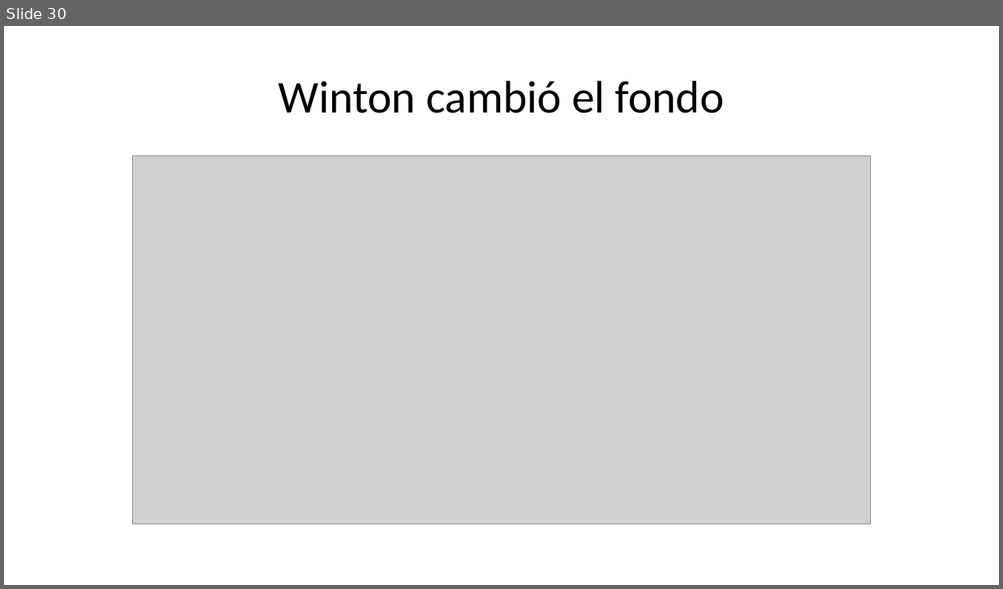
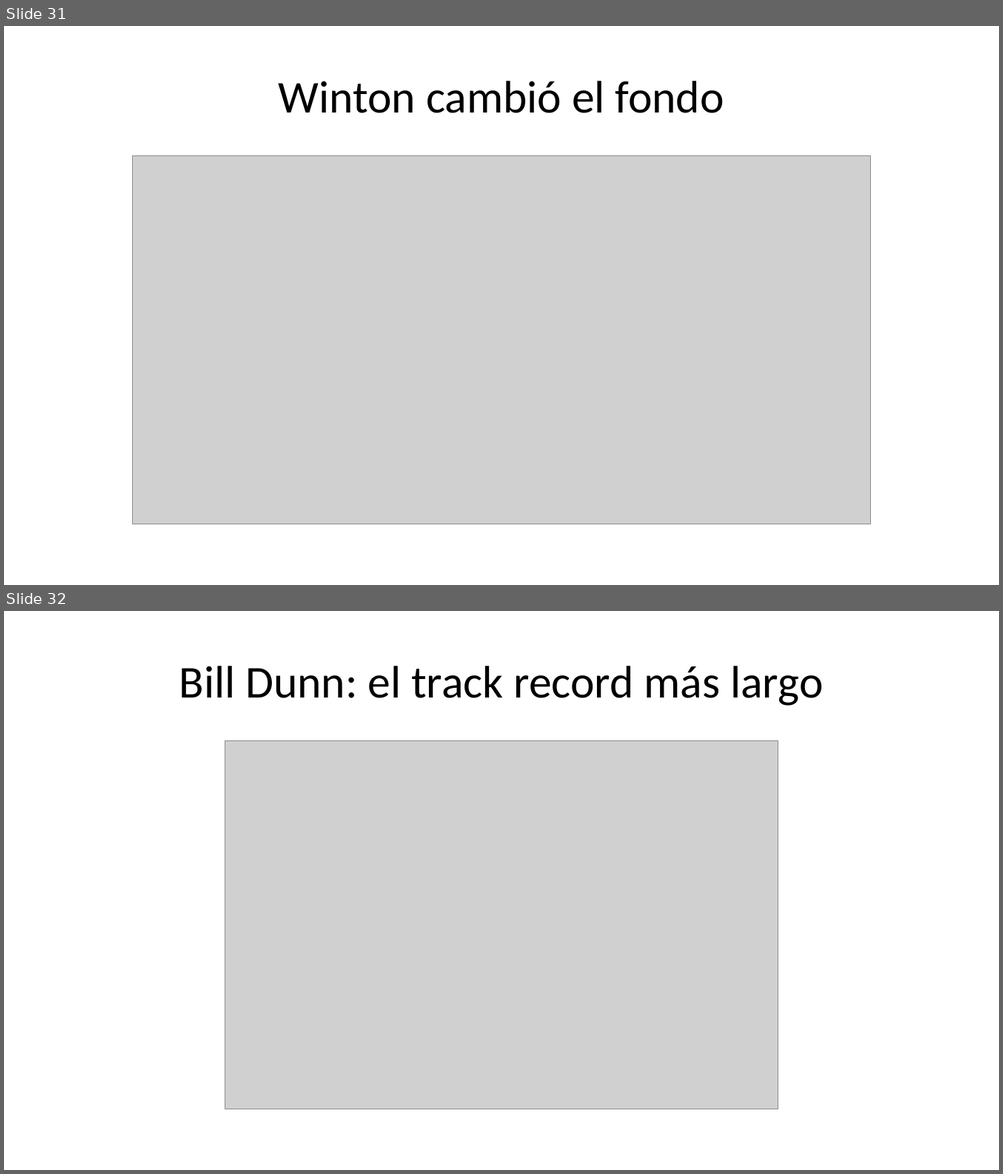
Before and after one commit to cordura21/Trading-bloque, a slide deck: presentations/powerpoint output.pptx. Shown one above the other, each under a label of ours: slide 30 before the commit, slides 31 and 32 after it. The pictures are 1003x589 and 1003x1174 pixels, drawn with LibreOffice and Linux fonts; fonts in the diff are those of the drawing; grey boxes stand for pictures. Boxes give left, top, right and bottom in pixels: in the first picture for what was removed or moved away, otherwise in the second. Text is boxed around its words. In the diff, an @@ line names an element or a change of style, - is before the commit and + after.

```diff
--- a/presentations/powerpoint output.pptx
+++ b/presentations/powerpoint output.pptx
@@ slide 32 added at [4, 611, 999, 1170], background #FFFFFF @@
@@ title added at [179, 666, 822, 706], 33 pt, text #000000 @@
+Bill Dunn: el track record más largo
@@ picture added at [225, 741, 778, 1111] @@
@@ what was slide 30 is now slide 31 @@
```
Also in this commit, not shown: 4 other slides added, 1 slide removed, 3 other files.
